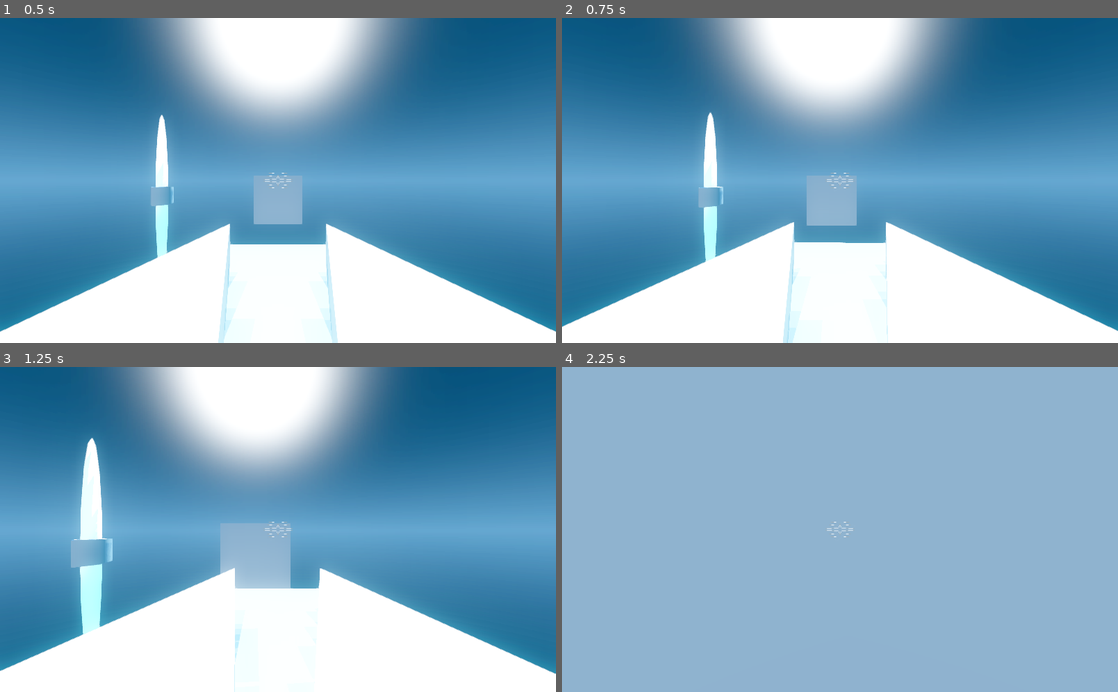
Above: before the commit, frames 1-4 (two rows, left to right).
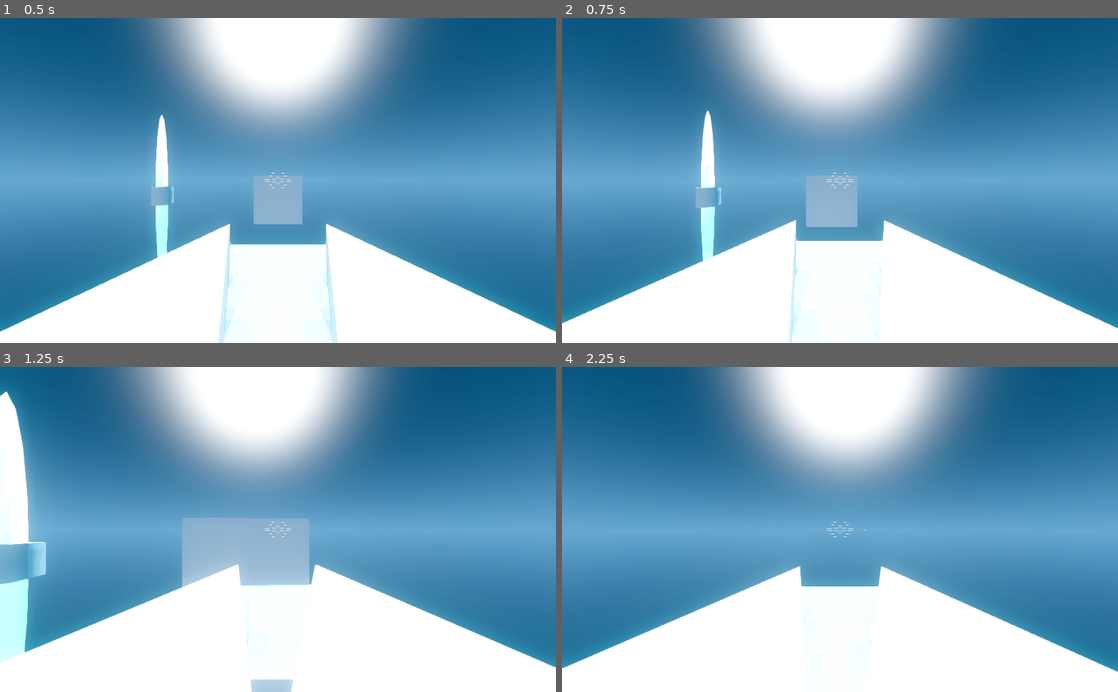
Above: after the commit, the same moments.

Repository: TheEvenOnes/core-breach
Game: Godot game, scene res://src/arena/Arena.tscn
Same seed, same stepped clock (60 frames per second), same inputs: the game is played once before the commit and once after it.
Inputs (mouse positions are in pixels of both pictures, inside the frame that each line leads up to):
- Up to frame 1 (0.5 s): no input
- Up to frame 2 (0.75 s): tap Enter at 0.5 s; move the mouse to (867, 180) at 0.52 s; hold W (throttle_forward) from 0.53 s (still down); hold Shift (throttle_overdrive) from 0.53 s (still down)
- Up to frame 3 (1.25 s): keep holding W (throttle_forward); keep holding Shift (throttle_overdrive)
- Up to frame 4 (2.25 s): keep holding W (throttle_forward); move the mouse to (812, 529) at 1.27 s; release Shift (throttle_overdrive) at 1.28 s; click (812, 529) at 1.35 s; tap Shift (throttle_overdrive) at 1.55 s; move the mouse to (851, 523) at 2.02 s; hold Shift (throttle_overdrive) from 2.03 s (still down)

Frame 1 is identical in both runs. In frame 2, 1.8% of the frame differs, in the area x 0-100%, y 28-100%; in frame 3, 11%; in frame 4, 98%, in the area x 0-100%, y 0-100%.

Commit message:
More speed on boost, larger 3d sound area for core

Diff:
--- a/src/arena/Arena.tscn
+++ b/src/arena/Arena.tscn
@@ -101,6 +101,7 @@
 stream = ExtResource( 5 )
 attenuation_model = 2
 unit_db = 2.0
+unit_size = 3.0
 
 [node name="MeshInstance2" type="MeshInstance" parent="."]
 transform = Transform( 1, 0, 0, 0, 1, 0, 0, 0, 1, 0, 0, -8.94254 )
--- a/src/arena/Spaceship.gd
+++ b/src/arena/Spaceship.gd
@@ -54,7 +54,7 @@
 
   var overdrive = 1.0
   if Input.is_action_pressed('throttle_overdrive'):
-    overdrive = 2.0
+    overdrive = 4.0
   if Input.is_action_pressed('throttle_forward'):
     add_force(transform.basis.z * -acceleration * overdrive, Vector3.ZERO)
   if Input.is_action_pressed('throttle_backward'):
